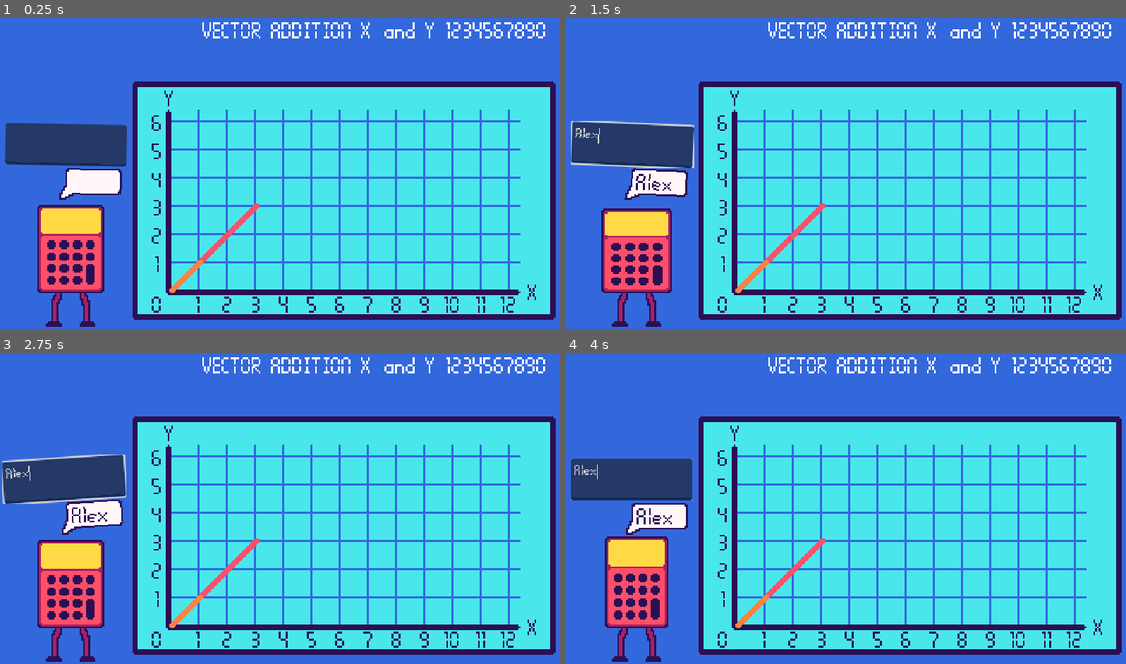
Above: before the commit, frames 1-4 (two rows, left to right).
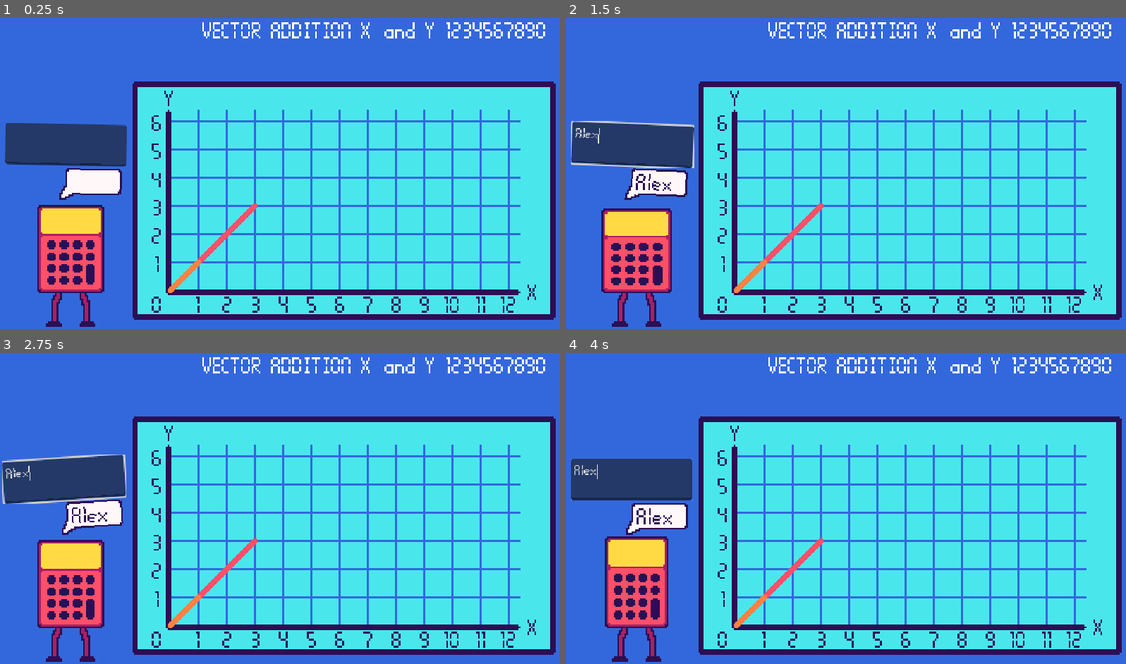
Above: after the commit, the same moments.

Repository: KyleTiley/VectorMathGame
Game: Godot game, scene res://Game/game.tscn
The game is run twice, just before and just after one commit, with the same random seed, the same clock (stepped at 60 frames per second) and the same inputs.
Inputs (mouse positions are in pixels of both pictures, inside the frame that each line leads up to):
- Up to frame 1 (0.25 s): no input
- Up to frame 2 (1.5 s): click (633, 145) at 0.52 s; type "Alex" at 0.6 s; move the mouse to (734, 291) at 1.27 s; click (734, 291) at 1.42 s
- Up to frame 3 (2.75 s): move the mouse to (168, 595) at 2.02 s; click (168, 595) at 2.17 s
- Up to frame 4 (4 s): move the mouse to (734, 567) at 2.77 s; click (734, 567) at 2.92 s; move the mouse to (734, 539) at 3.52 s; click (734, 539) at 3.67 s

The runs differ from the first frame. In frame 1, 0.2% of the frame differs, in the area x 29-47%, y 59-89%; in frame 2, 0.2%; in frame 3, 0.2%; in frame 4, 0.2%.

Commit message:
prep for capping off vector arrows

Diff:
--- a/Game/Graph/vector_graph.gd
+++ b/Game/Graph/vector_graph.gd
@@ -7,9 +7,9 @@
 var y_spacing = -16 * 2
 
 func receive_question(_vector_1 : Vector2, _vector_2 : Vector2):
-	print(_vector_1)
+#	print(_vector_1)
 	create_question_line(vector1_line, _vector_1)
-	print(_vector_2)
+#	print(_vector_2)
 	create_question_line(vector2_line, _vector_2)
 
 func create_question_line(line : Line2D, vector: Vector2):
@@ -19,3 +19,4 @@
 	var y = vector.y * y_spacing
 	var line_end = Vector2(x, y)
 	line.add_point(line_end)
+	line.create_arrow()
--- /dev/null
+++ b/Game/VectorLine/vector_line.gd
@@ -0,0 +1,19 @@
+extends Line2D
+
+func create_arrow():
+	var start_point = self.get_point_position(0)
+	var end_point = self.get_point_position(1)
+
+	var diff = end_point - start_point
+	print(diff)
+
+	var vector_direction = -rad_to_deg(tanh(diff.y / diff.x)) # times negative to make easier to read
+	print(vector_direction)
+#	var first_point_to_add
+#	var second_point_to_add
+#
+#
+#	# cap off triangle
+#	self.add_point(first_point_to_add)
+#	self.add_point(second_point_to_add)
+#	self.add_point(start_point) # to finalise
--- a/Game/VectorLine/vector_line.tscn
+++ b/Game/VectorLine/vector_line.tscn
@@ -1,9 +1,11 @@
-[gd_scene format=3 uid="uid://clpdg0alisxch"]
+[gd_scene load_steps=2 format=3 uid="uid://clpdg0alisxch"]
+
+[ext_resource type="Script" path="res://Game/VectorLine/vector_line.gd" id="1_0kood"]
 
 [node name="VectorLine2D" type="Line2D"]
-position = Vector2(2, 0)
-points = PackedVector2Array(-1, 0, 127, -86)
+points = PackedVector2Array(0, 0, 127, -86)
 width = 6.0
 default_color = Color(1, 0.309712, 0.41181, 1)
 begin_cap_mode = 2
 end_cap_mode = 2
+script = ExtResource("1_0kood")
